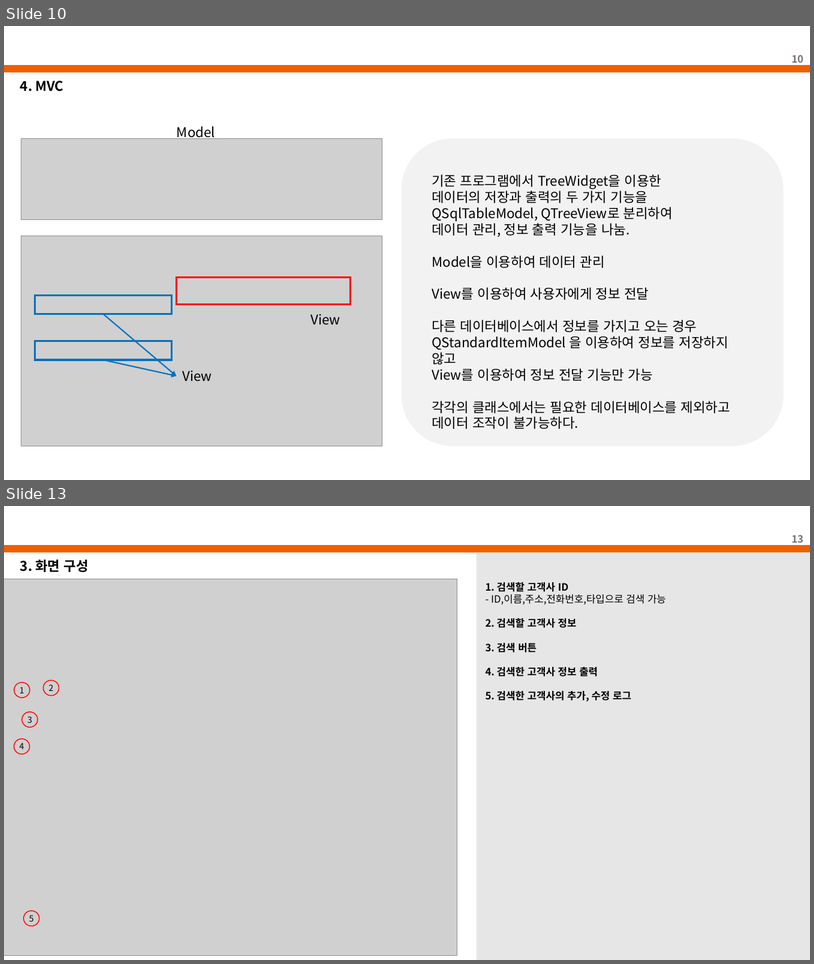
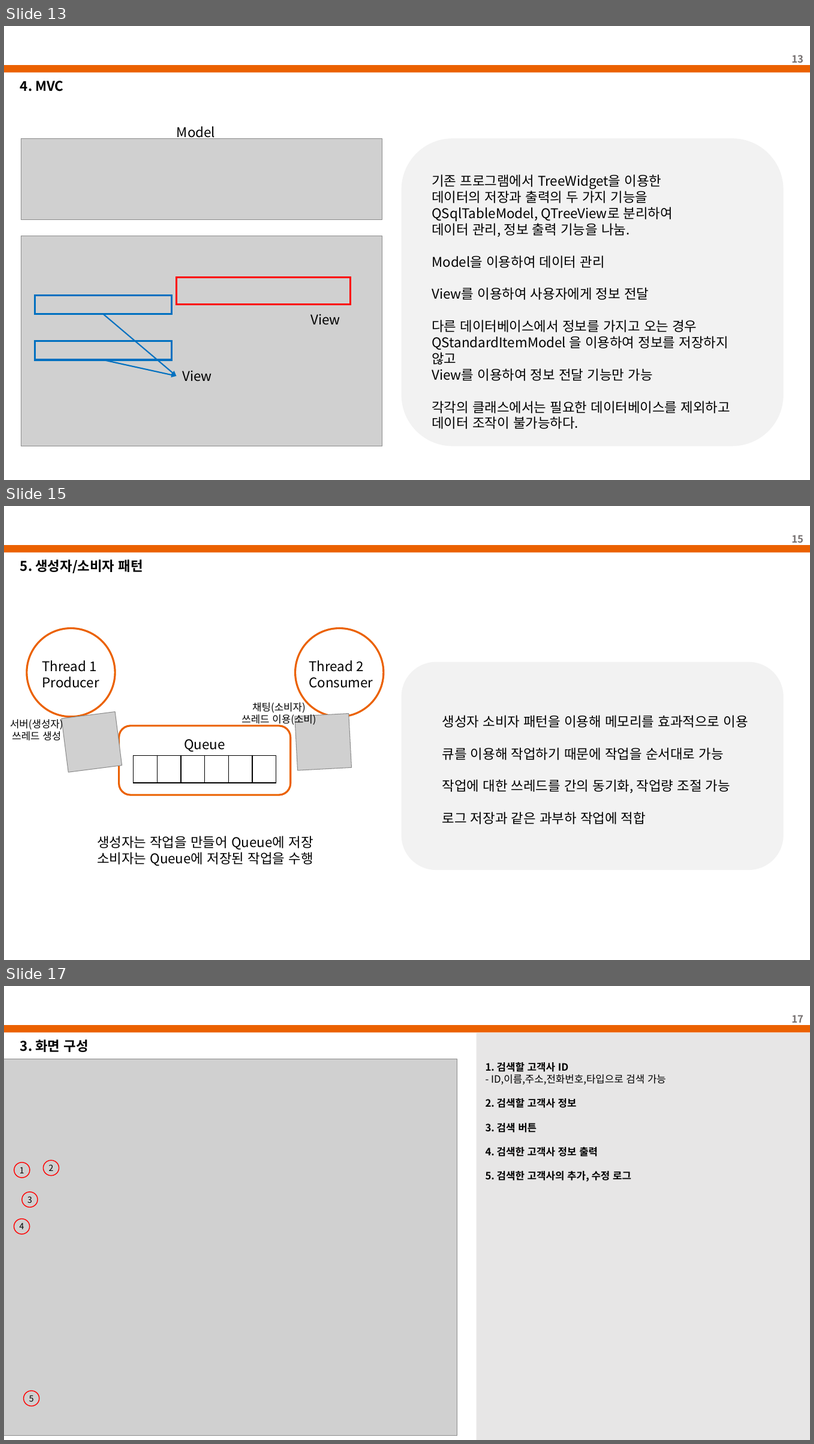
Before and after one commit to lee-jonggu/Oracle-DB, a slide deck: 3차 미니 프로젝트_이종구.pptx. Shown one above the other, each under a label of ours: slides 10 and 13 before the commit, slides 13, 15 and 17 after it; the slides between them are not shown. The pictures are 814x964 and 814x1444 pixels, drawn with LibreOffice and Linux fonts; fonts in the diff are those of the drawing; grey boxes stand for pictures; background and template pictures are left out. Boxes give left, top, right and bottom in pixels: in the first picture for what was removed or moved away, otherwise in the second. Text is boxed around its words. In the diff, an @@ line names an element or a change of style, - is before the commit and + after.

```diff
--- a/3차 미니 프로젝트_이종구.pptx
+++ b/3차 미니 프로젝트_이종구.pptx
@@ slide 15 added at [4,506,810,960], background #FFFFFF; not listed: 1 template element that a slide beside it also shows @@
@@ page number added at [792,535,804,546], 12 pt, text #767171, bold @@
+15
@@ text added at [20,559,143,573], 16 pt, text #000000, bold @@
+5. 생성자/소비자 패턴
@@ ellipse added at [27,628,116,717], outline #EB6100 2.25 pt @@
@@ ellipse added at [296,628,384,717], outline #EB6100 2.25 pt @@
@@ text added at [42,660,99,688], 16 pt, text #000000 @@
+Thread 1
+Producer
@@ text added at [309,660,373,688], 16 pt, text #000000 @@
+Thread 2
+Consumer
@@ rounded rectangle added at [401,662,784,870], fill #F2F2F2 @@
@@ text added at [242,700,316,726], 12 pt, text #000000 @@
+채팅(소비자)
+쓰레드 이용(소비)
@@ text added at [10,718,63,741], 12 pt, text #000000 @@
+서버(생성자)
+쓰레드 생성
@@ picture added at [61,712,122,772] @@
@@ picture added at [295,714,351,770] @@
@@ text added at [443,715,749,824], 16 pt, text #000000 @@
+생성자 소비자 패턴을 이용해 메모리를 효과적으로 이용
+큐를 이용해 작업하기 때문에 작업을 순서대로 가능
+작업에 대한 쓰레드를 간의 동기화, 작업량 조절 가능
+로그 저장과 같은 과부하 작업에 적합
@@ rounded rectangle added at [119,726,291,795], outline #EB6100 2.25 pt @@
@@ text added at [184,739,225,751], 16 pt, text #000000 @@
+Queue
@@ rectangle added at [134,755,276,783], outline #000000 1 pt @@
@@ rectangle added at [134,755,157,783], outline #000000 1 pt @@
@@ rectangle added at [157,755,180,783], outline #000000 1 pt @@
@@ rectangle added at [181,755,205,783], outline #000000 1 pt @@
@@ rectangle added at [205,755,228,783], outline #000000 1 pt @@
@@ rectangle added at [228,755,252,783], outline #000000 1 pt @@
@@ text added at [97,835,314,865], 16 pt, text #000000 @@
+생성자는 작업을 만들어 Queue에 저장
+소비자는 Queue에 저장된 작업을 수행
@@ what was slide 10 is now slide 13 @@
@@ page number at [792,55,804,66]: text changed @@
-10
+13
@@ what was slide 13 is now slide 17 @@
@@ page number at [792,1015,804,1026]: text changed @@
-13
+17
```
Also in this commit, not shown: 3 slides changed, 4 other slides added, 1 slide removed.
